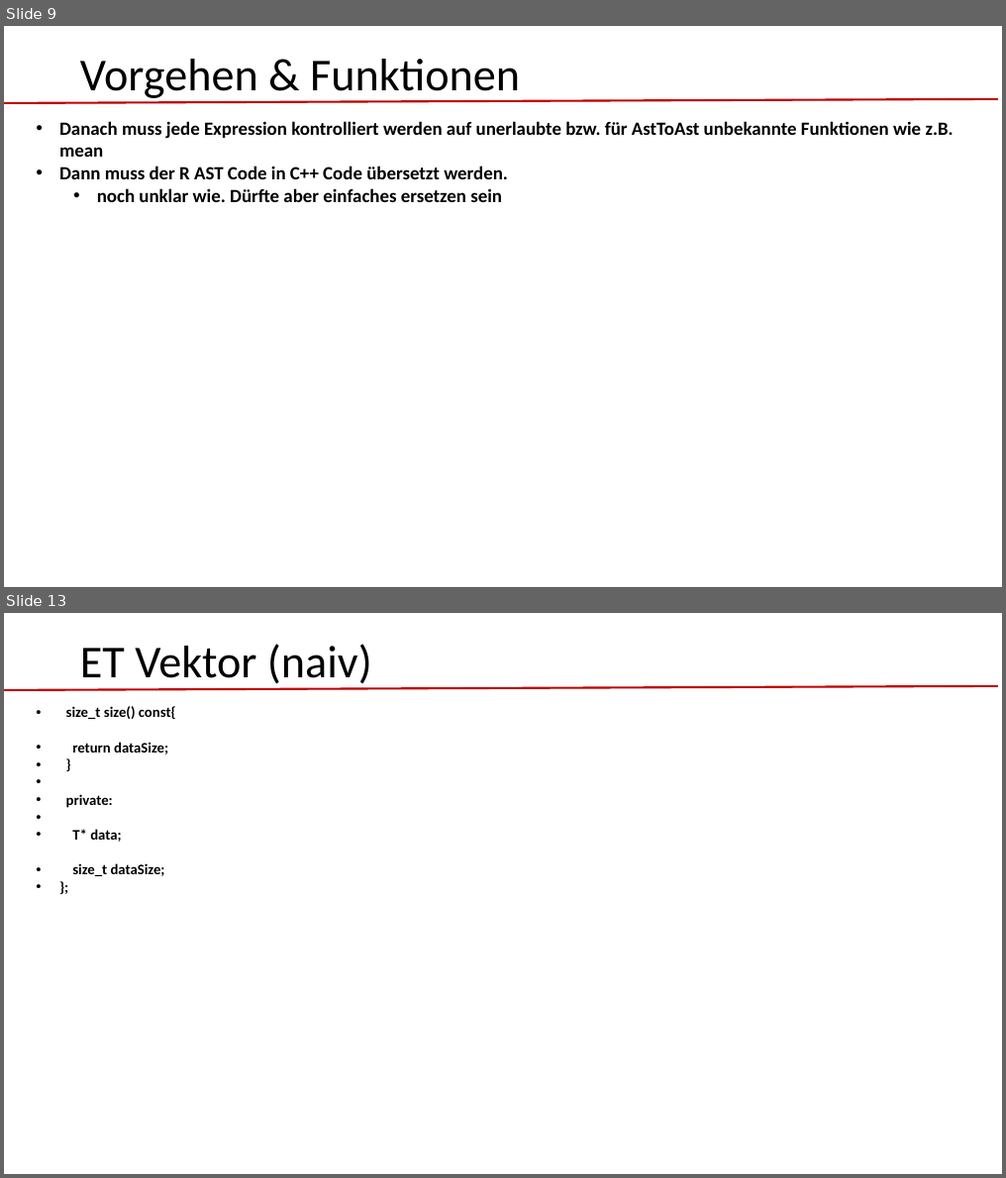
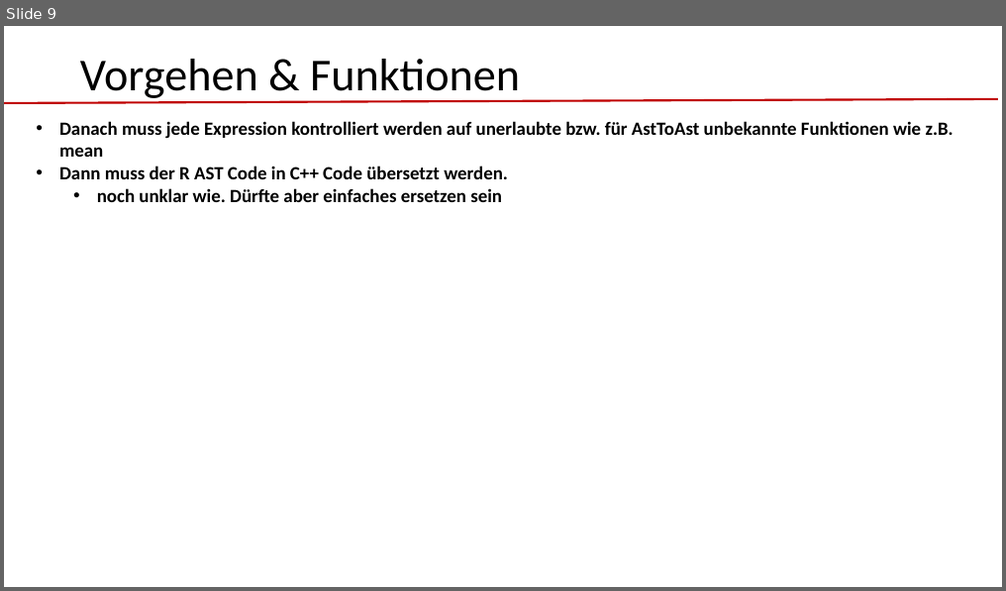
Before and after one commit to Konrad1991/ast2ast, a slide deck: vorgehen.pptx. Shown one above the other, each under a label of ours: slides 9 and 13 before the commit, slide 9 after it; the slides between them are not shown. The pictures are 1006x1178 and 1006x591 pixels, drawn with LibreOffice and Linux fonts; fonts in the diff are those of the drawing. Boxes give left, top, right and bottom in pixels: in the first picture for what was removed or moved away, otherwise in the second. Text is boxed around its words. In the diff, an @@ line names an element or a change of style, - is before the commit and + after.

```diff
--- a/vorgehen.pptx
+++ b/vorgehen.pptx
@@ slide 13 removed at [4,613,1002,1174], background #FFFFFF @@
@@ title removed at [80,644,372,689] @@
-ET Vektor (naiv)
@@ line removed from (4, 690) to (998, 686) @@
@@ text removed at [66,706,176,876] @@
-• size_t size() const{
-• return dataSize;
-• }
-• private:
-• T* data;
-• size_t dataSize;
-• };
```
Also in this commit, not shown: 1 slide added, 12 other slides removed, 24 other files.
